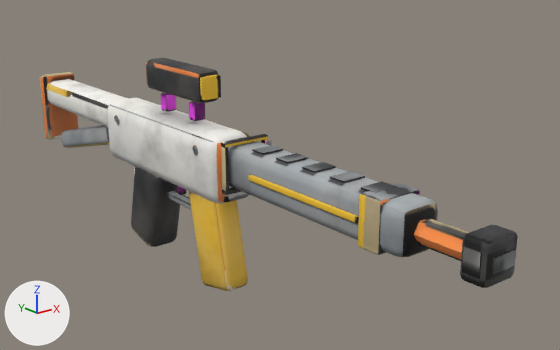
One commit to the FBX model art/gear/rifle/rifle.fbx: the scene before it, then after it.
Rendered twice from a 50 mm lens placed at (-0.0179, -0.0276, 0.0152), pointed at (0.0025, -0.0021, 0.005). Every picture has the same lights, and +X, +Y and +Z are marked at lower left. The older version comes first. Where no turn or scale is listed for an object, it has been applied to the vertices. Vertices at exactly the same position are counted once.

Names of what the first picture shows: 'Glow', 'Handle', 'Mag'.
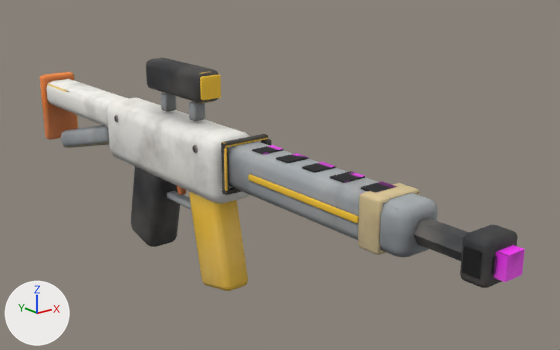
The newer file is also turned or shifted as a whole; pictures and numbers use the older file's frame.

Edits to the bpy script that builds the scene:
```text
Change me_handle:
    where me_handle.from_pydata(...)  # 1266 vertices, 2206 faces; spans x -0.0012..0.0012, y -0.0156..0.0156, z 0.0004..0.0097
    used by ob_handle; location = (0.0, 0.0, 0.0)
    me_handle part 1: texture (UV) coordinates of 2195 of 2206 faces, centred in x -0.0012..0.0012, y -0.0156..0.0156, z 0.0004..0.0097, changed; they spanned u 0.0..0.99, v 0.0..1.0 and now span u 0.0..0.99, v 0.0..0.99
Add me_muzzle:
    me_muzzle.from_pydata(...)  # a box spanning x -0.00043..0.00037, y -0.0158..-0.015, z 0.005816..0.006616
    me_muzzle.materials.append(mat_rifle)  # picture img_rifle_color_png
Add ob_muzzle:
    ob_muzzle = bpy.data.objects.new('Muzzle', me_muzzle)
    ob_muzzle.location = (0.0, -0.00016, 0.0)
```

Pixel boxes (x1, y1, x2, y2) of what changed, in the pictures (560 x 350 px):
'Muzzle', added (pink): after (493, 245, 525, 282)
part 1 of me_handle, surface changed: (40, 59, 517, 288) in both
